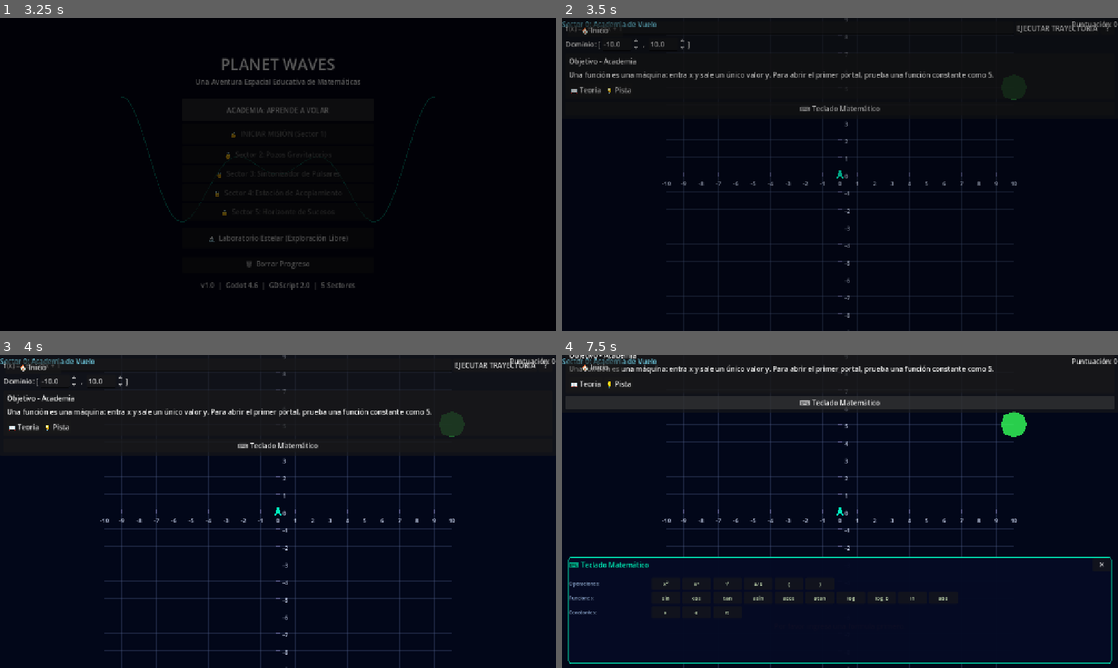
Above: before the commit, frames 1-4 (two rows, left to right).
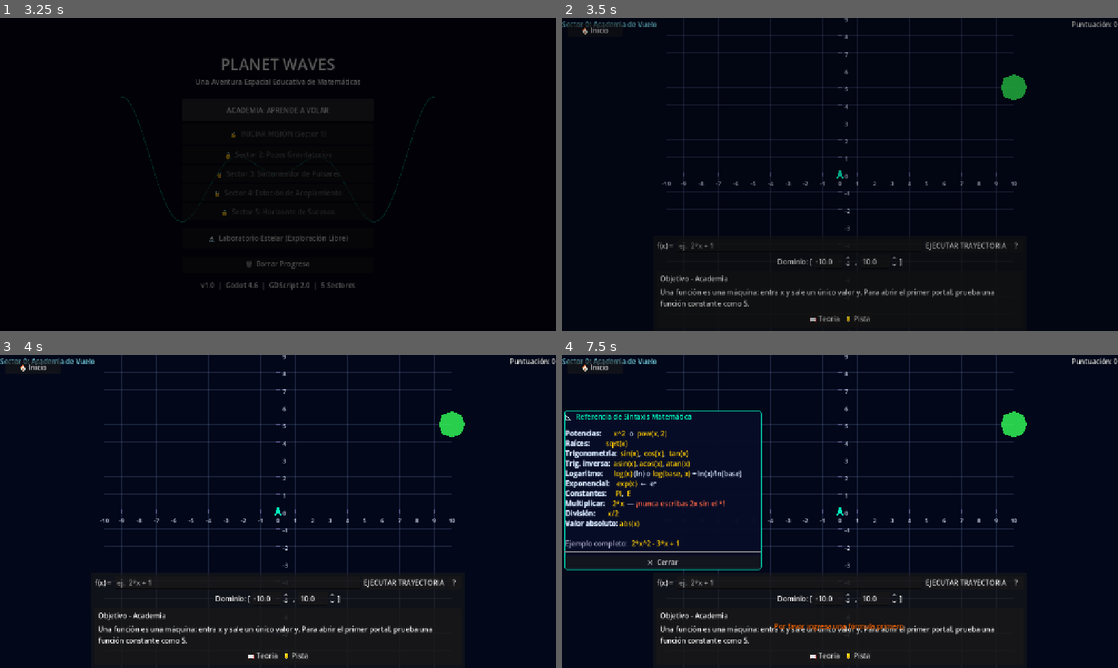
Above: after the commit, the same moments.

Repository: Scordobam-bit/ProyectoEscuela
Game: Godot game, scene res://scenes/main_menu.tscn
Two runs of this game, one before a commit and one after it. Both use one fixed random seed, a clock stepped at 60 frames per second and the inputs below.
Inputs (mouse positions are in pixels of both pictures, inside the frame that each line leads up to):
- Up to frame 1 (3.25 s): click "🔒 INICIAR MISIÓN (Sector 1)" at 0.5 s; click "🔒 INICIAR MISIÓN (Sector 1)" at 1.25 s; click "OK" at 2 s; click "ACADEMIA: APRENDE A VOLAR" at 2.75 s
- Up to frame 2 (3.5 s): no input
- Up to frame 3 (4 s): tap Enter at 3.5, 3.6 s; move the mouse to (400, 495) at 3.52 s; hold Right from 3.53 s (still down); click (400, 495) at 3.67 s; tap Space at 3.77 s
- Up to frame 4 (7.5 s): release Right at 4.25 s; click "EJECUTAR TRAYECTORIA" at 4.25 s; click "?" at 5 s; click "📖 Teoría" at 5.75 s; click "💡 Pista" at 6.5 s; click (840, 445) at 7.25 s, where only the run before the commit has a clickable "⌨ Teclado Matemático"

Frame 1 is identical in both runs. In frame 2, 3.7% of the frame differs, in the area x 0-99%, y 0-98%; in frame 3, 6.3%; in frame 4, 14%, in the area x 0-100%, y 0-99%.

Commit message:
feat: centralize sector help text and reposition shared HUD bottom-center
Co-authored-by: Scordobam-bit <257674627+Scordobam-bit@users.noreply.github.com>
Agent-Logs-Url: https://github.com/Scordobam-bit/ProyectoEscuela/sessions/342b28ba-be04-47ee-b20f-acbd7e2c10a1

Diff:
--- a/project.godot
+++ b/project.godot
@@ -19,6 +19,7 @@
 
 GameManager="*res://scripts/autoloads/game_manager.gd"
 MathEngine="*res://scripts/autoloads/math_engine.gd"
+SectorDataManager="*res://scripts/autoloads/sector_data_manager.gd"
 SaveSystem="*res://scripts/autoloads/save_system.gd"
 SceneTransition="*res://scripts/autoloads/scene_transition.gd"
 
--- a/scenes/hud.tscn
+++ b/scenes/hud.tscn
@@ -8,8 +8,14 @@
 layer = 20
 
 [node name="HUDPanel" type="PanelContainer" parent="."]
-anchor_right = 1.0
-offset_bottom = 200.0
+anchor_left = 0.5
+anchor_top = 1.0
+anchor_right = 0.5
+anchor_bottom = 1.0
+offset_left = -430.0
+offset_top = -220.0
+offset_right = 430.0
+offset_bottom = -12.0
 mouse_filter = 2
 
 [node name="Margin" type="MarginContainer" parent="HUDPanel"]
@@ -31,6 +37,7 @@
 [node name="FormulaRow" type="HBoxContainer" parent="HUDPanel/Margin/VBox"]
 layout_mode = 2
 mouse_filter = 2
+alignment = 1
 
 [node name="FormulaLabel" type="Label" parent="HUDPanel/Margin/VBox/FormulaRow"]
 layout_mode = 2
@@ -51,6 +58,7 @@
 [node name="DomainRow" type="HBoxContainer" parent="HUDPanel/Margin/VBox"]
 layout_mode = 2
 mouse_filter = 2
+alignment = 1
 
 [node name="DomainLabel" type="Label" parent="HUDPanel/Margin/VBox/DomainRow"]
 layout_mode = 2
@@ -124,6 +132,7 @@
 [node name="ButtonRow" type="HBoxContainer" parent="HUDPanel/Margin/VBox/MissionPanel/MissionMargin/MissionVBox"]
 layout_mode = 2
 mouse_filter = 2
+alignment = 1
 
 [node name="KeyboardToggleButton" type="Button" parent="HUDPanel/Margin/VBox"]
 layout_mode = 2
--- /dev/null
+++ b/scripts/autoloads/sector_data_manager.gd
@@ -0,0 +1,50 @@
+extends Node
+
+const _SECTOR_HELP: Dictionary = {
+	0: {
+		"theory": "Una función f(x) es una relación donde a cada x le corresponde un único y.",
+		"hint": "El objetivo está a altura fija. Usa f(x) = 5.",
+		"domain": "Define un dominio [min, max] para ver la curva en la zona relevante.",
+	},
+	1: {
+		"theory": "Las funciones lineales tienen la forma f(x) = mx + b.",
+		"hint": "Ajusta la pendiente 'm' para inclinar la trayectoria hacia el portal.",
+		"domain": "En funciones lineales puedes ampliar el dominio para inspeccionar pendiente e intersecciones.",
+	},
+	2: {
+		"theory": "Las cuadráticas f(x)=ax²+bx+c generan parábolas con vértice y posibles raíces reales.",
+		"hint": "Observa cómo cambian vértice y raíces al ajustar coeficientes.",
+		"domain": "Recorta el dominio para enfocarte en el tramo útil de la parábola.",
+	},
+	3: {
+		"theory": "Las transformaciones desplazan, escalan y reflejan funciones trigonométricas.",
+		"hint": "Modifica amplitud, período y desplazamientos para sincronizar la señal.",
+		"domain": "Usa varios períodos en el dominio para verificar la periodicidad.",
+	},
+	4: {
+		"theory": "Puedes sumar, restar, multiplicar, dividir y componer funciones.",
+		"hint": "Aplica la operación indicada antes de simplificar la expresión final.",
+		"domain": "Evita valores que anulan denominadores en cocientes.",
+	},
+	5: {
+		"theory": "Inversas, logaritmos y trigonometría inversa requieren respetar dominios válidos.",
+		"hint": "Revisa inyectividad y restricciones antes de calcular inversas.",
+		"domain": "Para asin/acos usa x∈[-1,1]. Para log(x), exige x>0.",
+	},
+}
+
+
+func get_help_data(sector_id: int) -> Dictionary:
+	return _SECTOR_HELP.get(sector_id, {})
+
+
+func get_theory_text(sector_id: int) -> String:
+	return String(get_help_data(sector_id).get("theory", ""))
+
+
+func get_hint_text(sector_id: int) -> String:
+	return String(get_help_data(sector_id).get("hint", ""))
+
+
+func get_domain_text(sector_id: int) -> String:
+	return String(get_help_data(sector_id).get("domain", ""))
--- a/scripts/sectors/sector_0.gd
+++ b/scripts/sectors/sector_0.gd
@@ -2,8 +2,6 @@
 extends SectorBase
 
 const PLAYER_SHIP_GROUP: StringName = &"player_ship"
-const THEORY_TEXT: String = "Una función es una regla que asigna a cada valor de entrada (x) exactamente un valor de salida (y). En esta academia, tu fórmula define el camino de la nave."
-const HINT_TEXT: String = "El objetivo está a una altura constante. Prueba con una función constante como f(x) = 5 o similar para alcanzar el portal."
 const PORTAL_DEFAULT_COLOR: Color = Color(0.2, 1, 0.35, 0.8)
 const PORTAL_SUCCESS_COLOR: Color = Color(0.0, 1.0, 1.0, 1.0)
 
@@ -54,7 +52,7 @@
 			"expected_formula": "5",
 			"feedback_correct": "¡Academia completada! Sector 1 desbloqueado.",
 			"feedback_wrong": "Intenta una función constante que pase por y = 5.",
-			"solution_hint": HINT_TEXT,
+			"solution_hint": SectorDataManager.get_hint_text(0),
 			"score": 50,
 			"waypoints": [],
 		},
@@ -189,17 +187,19 @@
 
 
 func _on_theory_requested() -> void:
-	if hud_node:
-		hud_node.show_feedback(THEORY_TEXT, "info")
-		hud_node.set_mission_text("Teoría", THEORY_TEXT)
+	var theory_text: String = SectorDataManager.get_theory_text(0)
+	if hud_node:
+		hud_node.show_feedback(theory_text, "info")
+		hud_node.set_mission_text("Teoría", theory_text)
 	if theory_panel_node:
 		theory_panel_node.show_mission_briefing("s0_tutorial")
 
 
 func _on_hint_requested() -> void:
-	if hud_node:
-		hud_node.show_feedback("Pista: " + HINT_TEXT, "warning")
-		hud_node.set_mission_text("Pista", HINT_TEXT)
+	var hint_text: String = SectorDataManager.get_hint_text(0)
+	if hud_node:
+		hud_node.show_feedback("Pista: " + hint_text, "warning")
+		hud_node.set_mission_text("Pista", hint_text)
 	GameManager.hints_used += 1
 
 
--- a/scripts/sectors/sector_base.gd
+++ b/scripts/sectors/sector_base.gd
@@ -392,6 +392,10 @@
 
 
 func _on_theory_requested() -> void:
+	var sector_theory: String = SectorDataManager.get_theory_text(sector_index)
+	if hud_node and not sector_theory.is_empty():
+		hud_node.show_feedback(sector_theory, "info")
+		hud_node.set_mission_text("Teoría", sector_theory)
 	if theory_panel_node:
 		var tutorial_key: String = _get_sector_tutorial_key()
 		if TheoryPanel.MISSION_BRIEFINGS.has(tutorial_key):
@@ -401,6 +405,10 @@
 
 
 func _on_hint_requested() -> void:
+	var sector_hint: String = SectorDataManager.get_hint_text(sector_index)
+	if hud_node and not sector_hint.is_empty():
+		hud_node.show_feedback("Pista: " + sector_hint, "warning")
+		hud_node.set_mission_text("Pista", sector_hint)
 	if _current_challenge < _challenges.size():
 		var hint: String = _challenges[_current_challenge].get("solution_hint", "Sin pista disponible.")
 		if hud_node:
